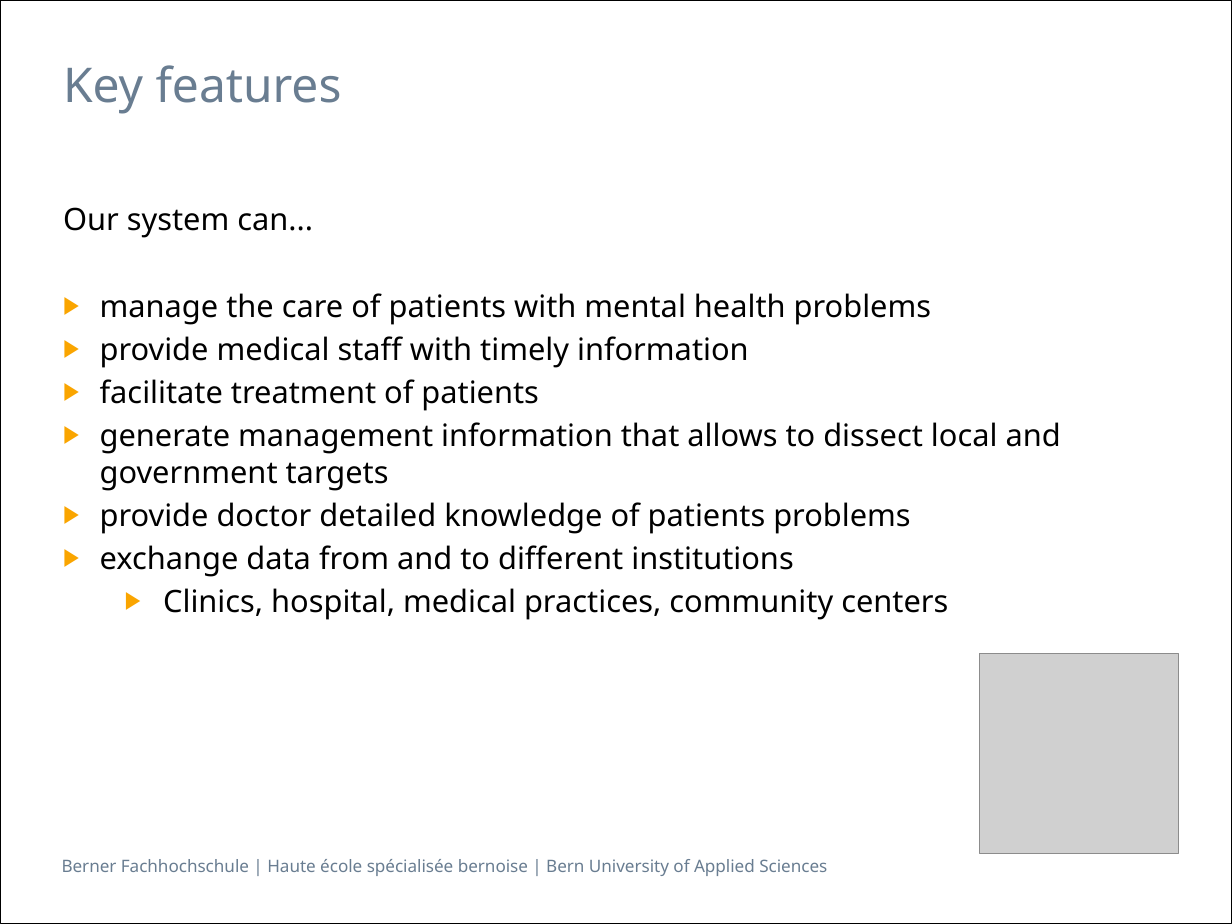
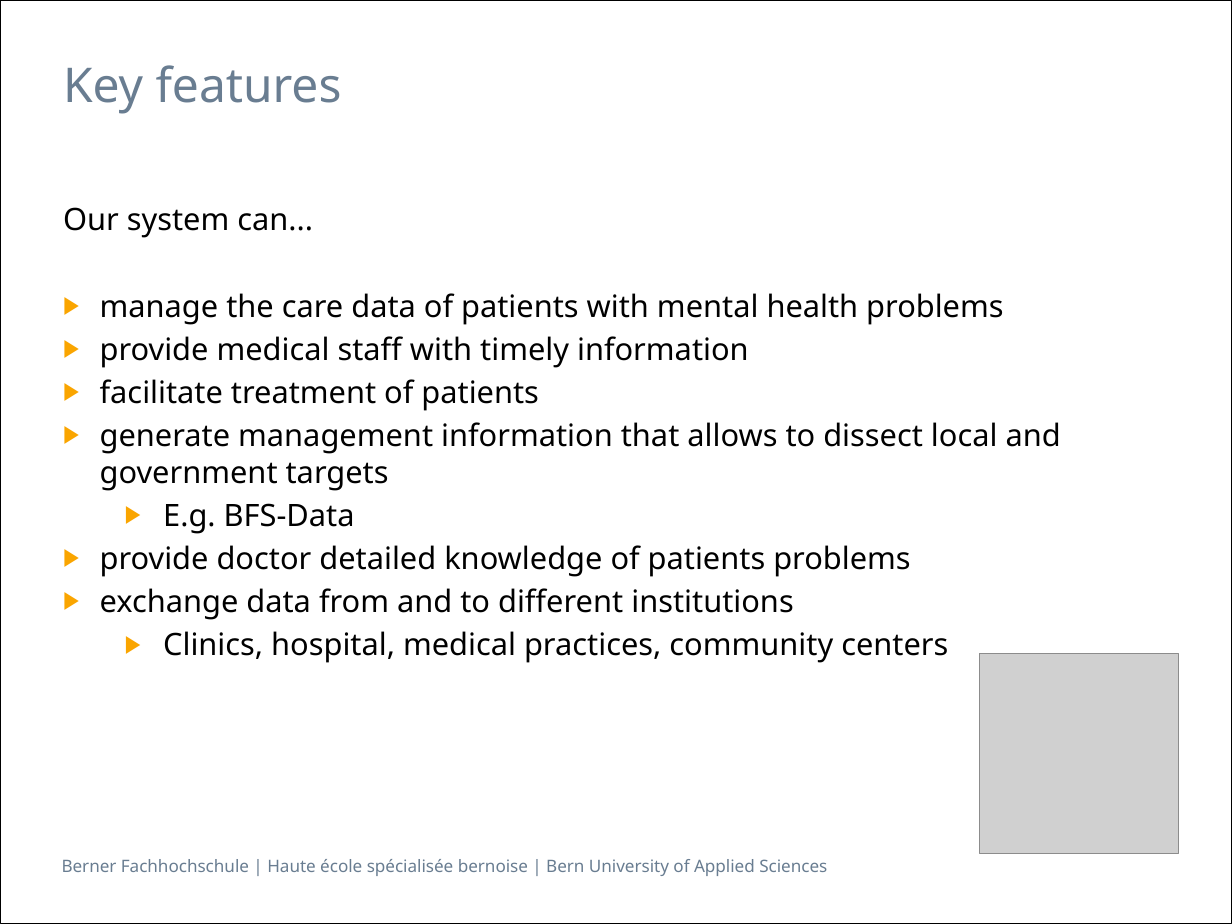
Before and after one commit to zyssm4/ch.bfh.btx8081.w2015.red, a slide deck: slide 4 of doc/Task01/Task01.pptx. Drawn at 1232x924 pixels with LibreOffice and Linux fonts; fonts in the diff are those of the drawing; grey boxes stand for pictures. Boxes give left, top, right and bottom in pixels: in the first picture for what was removed or moved away, otherwise in the second. Text is boxed around its words. In the diff, an @@ line names an element or a change of style, - is before the commit and + after.

```diff
--- a/doc/Task01/Task01.pptx
+++ b/doc/Task01/Task01.pptx
@@ text at (x1=100, y1=293, x2=1003, y2=325): text changed @@
-▶ manage the care of patients with mental health problems
+▶ manage the care data of patients with mental health problems
@@ text at (x1=163, y1=503, x2=355, y2=534): paragraph added @@
+  ▶ E.g. BFS-Data
```
